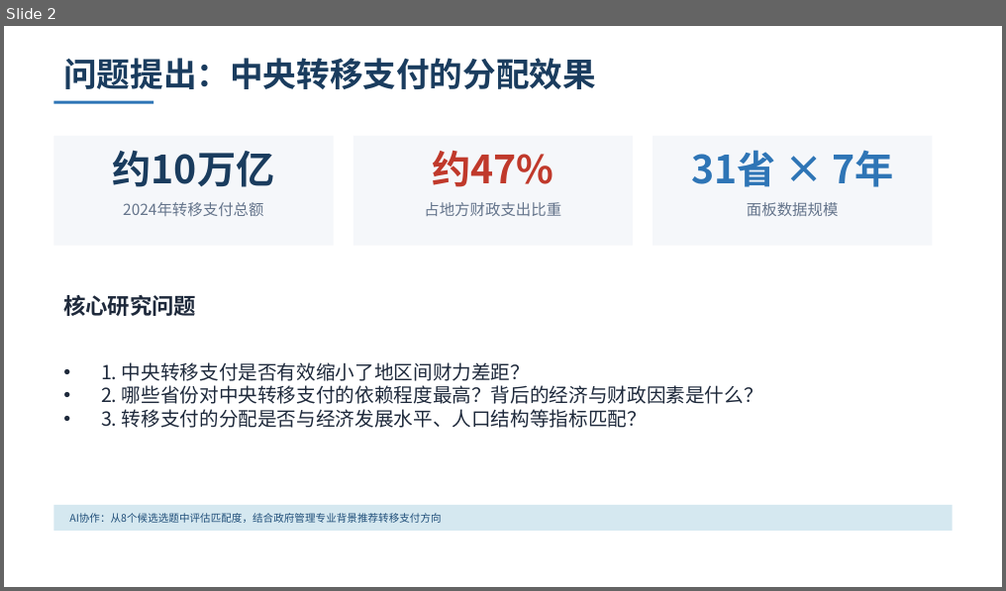
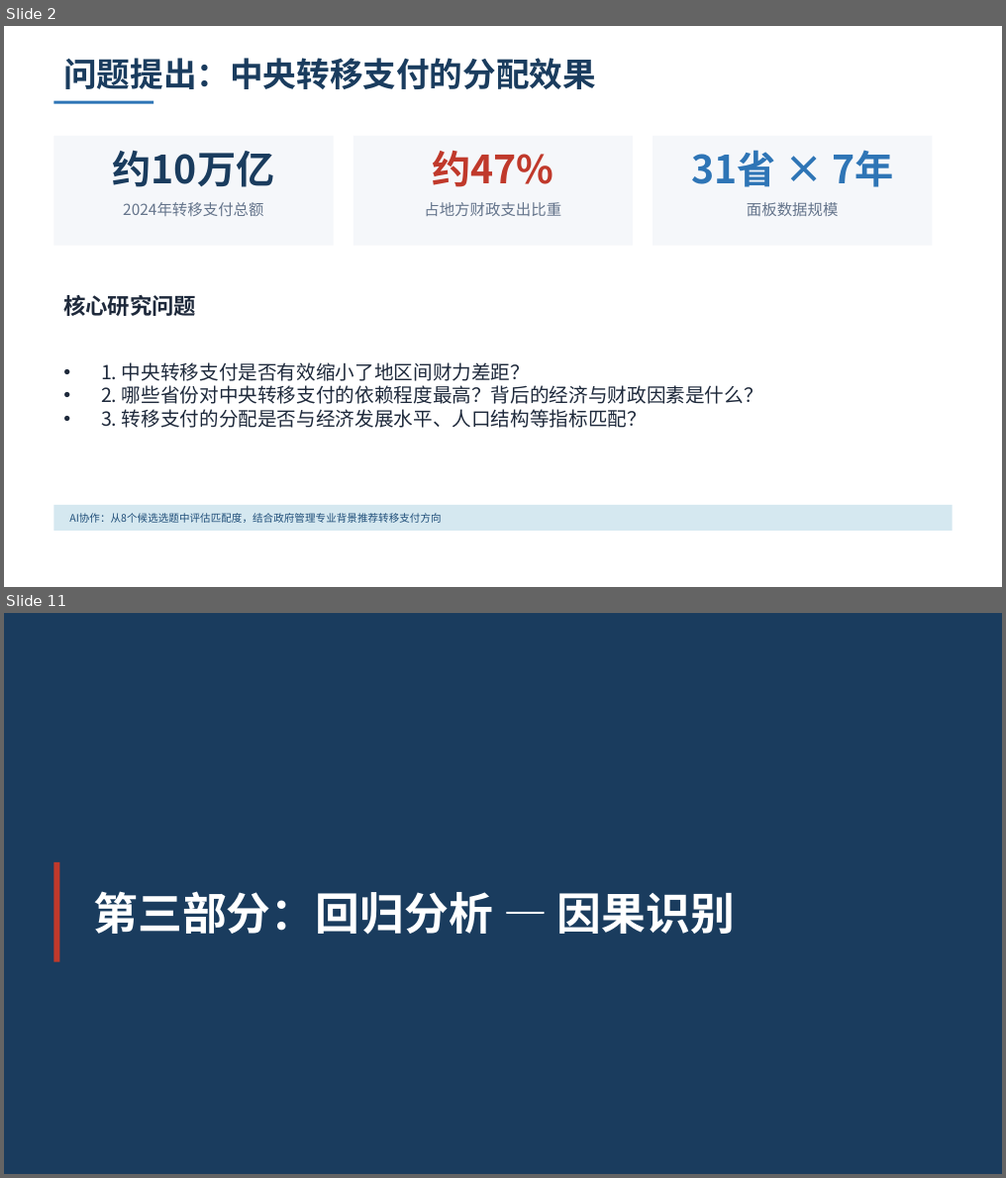
Before and after one commit to xonhaorun-afk/fiscal-transfer-analysis, a slide deck: output/课堂演示.pptx. Shown one above the other, each under a label of ours: slide 2 before the commit, slides 2 and 11 after it; the slides between them are not shown. The pictures are 1006x591 and 1006x1178 pixels, drawn with LibreOffice and Linux fonts; fonts in the diff are those of the drawing. Boxes give left, top, right and bottom in pixels: in the first picture for what was removed or moved away, otherwise in the second. Text is boxed around its words. In the diff, an @@ line names an element or a change of style, - is before the commit and + after.

```diff
--- a/output/课堂演示.pptx
+++ b/output/课堂演示.pptx
@@ slide 11 added at bbox=[4, 613, 1002, 1174], background #1A3C5E @@
@@ rectangle added at bbox=[54, 862, 59, 962], fill #C0392B @@
@@ text added at bbox=[94, 891, 735, 935], 32 pt, text #FFFFFF, bold @@
+第三部分：回归分析 — 因果识别
```
Also in this commit, not shown: 9 slides changed, 6 other slides added, 2 slides removed, 1 other file.
